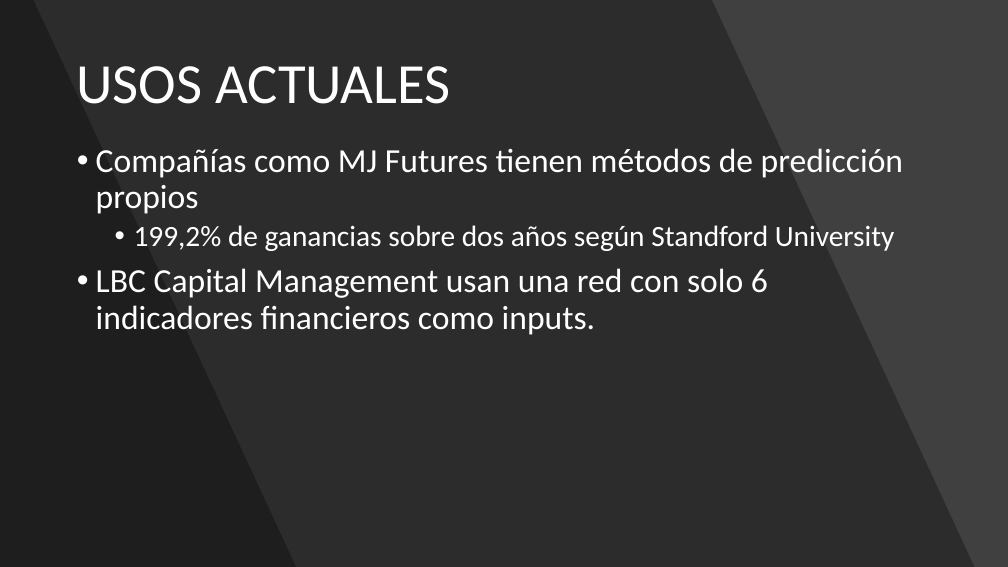
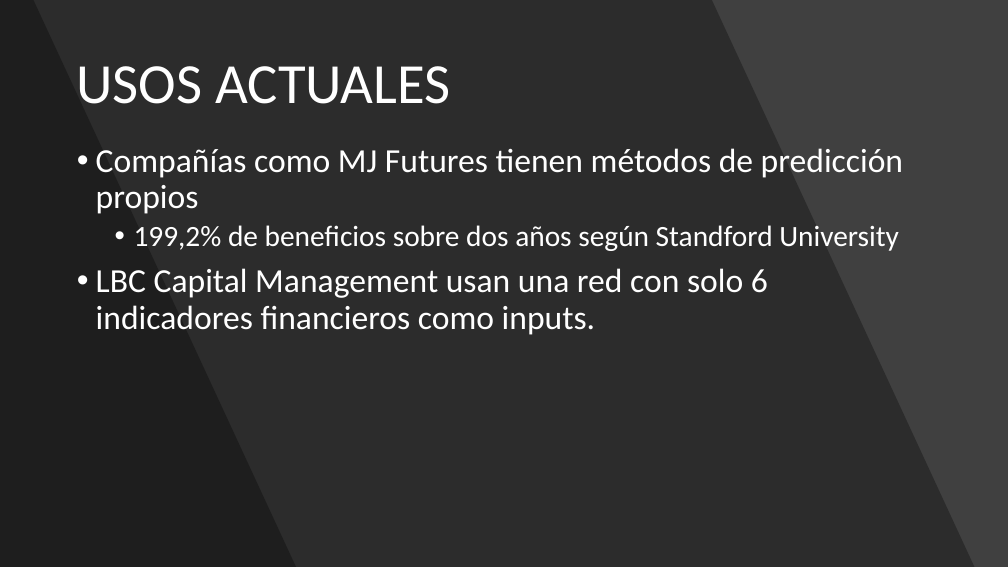
Before and after one commit to adrigrillo/IBEXPredictor, a slide deck: slide 5 of docs/PresentacionFinal.pptx. Drawn at 1008x567 pixels with LibreOffice and Linux fonts; fonts in the diff are those of the drawing. Boxes give left, top, right and bottom in pixels: in the first picture for what was removed or moved away, otherwise in the second. Text is boxed around its words. In the diff, an @@ line names an element or a change of style, - is before the commit and + after.

```diff
--- a/docs/PresentacionFinal.pptx
+++ b/docs/PresentacionFinal.pptx
@@ text at <box>134,225,899,251</box>: text changed @@
-  • 199,2% de ganancias sobre dos años según Standford University
+  • 199,2% de beneficios sobre dos años según Standford University
```
Also in this commit, not shown: 5 other slides changed, 1 slide added.
